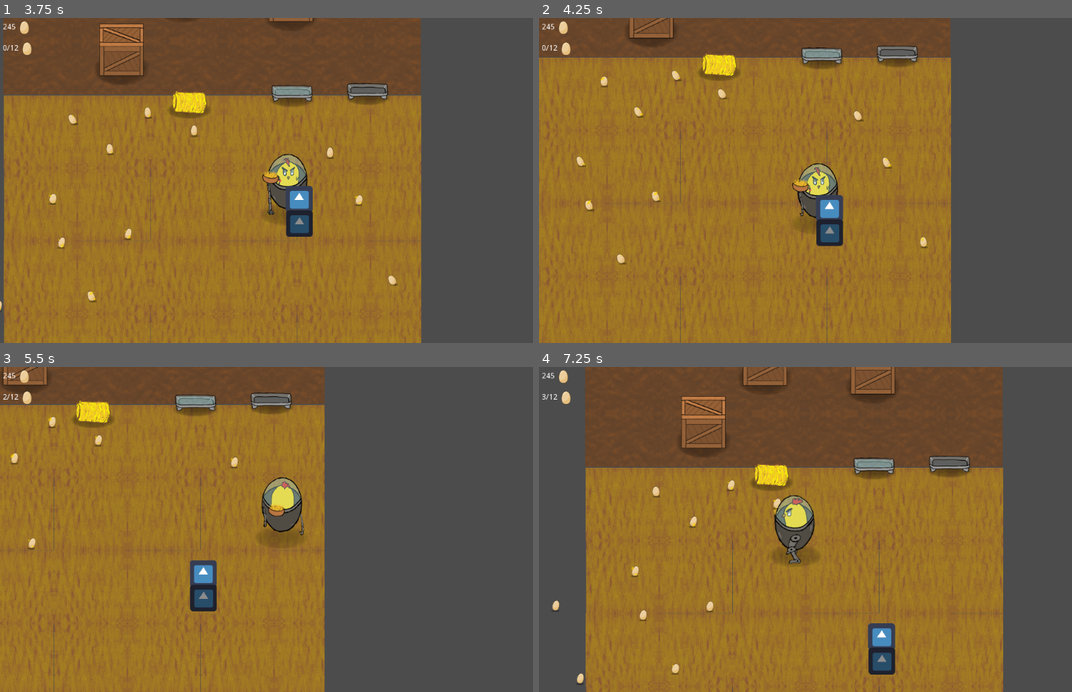
Above: before the commit, frames 1-4 (two rows, left to right).
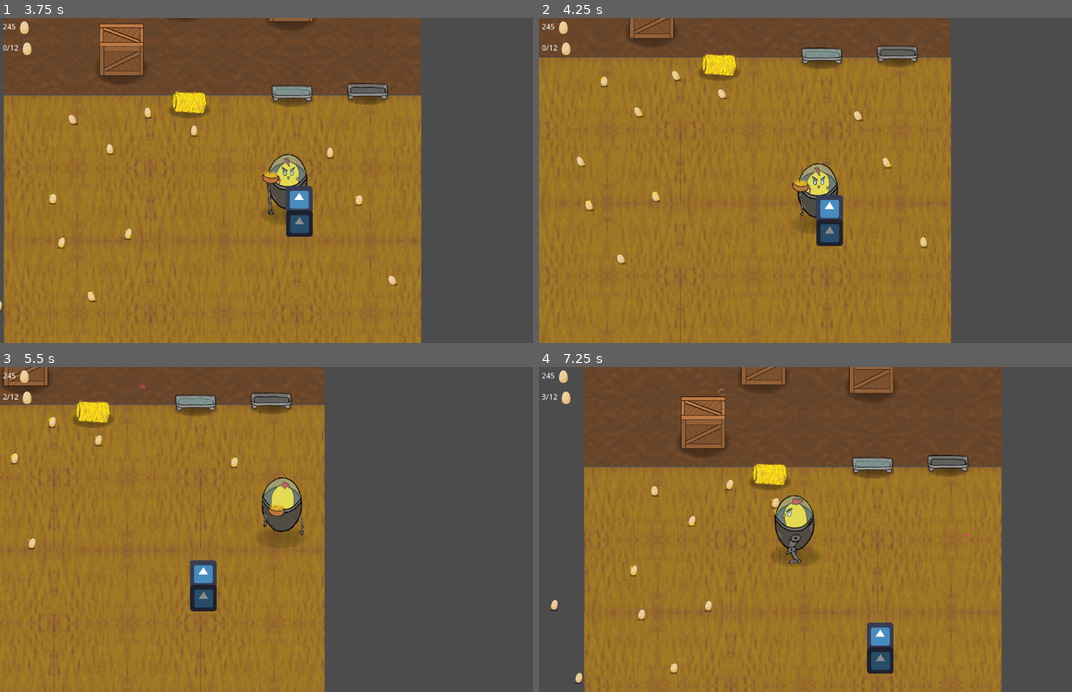
Above: after the commit, the same moments.

Repository: CiaranWoodward/LD46
Game: Godot game, scene res://Menu/DesignMenu.tscn
Two runs of this game, one before a commit and one after it. Both use one fixed random seed, a clock stepped at 60 frames per second and the inputs below. The engine's default icon, where the game draws it, is replaced by a stand-in: a white triangle on a blue panel in a dark square.
Inputs (mouse positions are in pixels of both pictures, inside the frame that each line leads up to):
- Up to frame 1 (3.75 s): click "Into Battle!" at 0.5 s; click "Thanks!" at 1.25 s; click (106, 70) at 2.02 s; tap Enter (ui_accept) at 2.75, 3.02 s; move the mouse to (367, 180) at 2.77 s; hold Right (player_right) 2.78-3.53 s; click (367, 180) at 2.85 s; move the mouse to (165, 196) at 3.52 s; hold S (player_down) from 3.53 s (still down); right-click (165, 196) at 3.6 s
- Up to frame 2 (4.25 s): keep holding S (player_down); tap Enter (ui_accept) at 3.77 s
- Up to frame 3 (5.5 s): move the mouse to (335, 458) at 4.27 s; release S (player_down) at 4.28 s; hold Right (player_right) 4.28-5.03 s; click (335, 458) at 4.35 s; move the mouse to (250, 594) at 5.02 s; hold W (player_up) from 5.03 s (still down); right-click (250, 594) at 5.1 s; click (250, 594) at 5.17 s; tap Enter (ui_accept) at 5.27 s
- Up to frame 4 (7.25 s): move the mouse to (981, 578) at 5.77 s; release W (player_up) at 5.78 s; hold A (player_left) from 5.78 s (still down); click (981, 578) at 5.85 s; tap Enter (ui_accept) at 6.02, 6.77 s; move the mouse to (650, 480) at 6.52 s; right-click (650, 480) at 6.6 s

Frame 1 is identical in both runs. In frame 2, 0.1% of the frame differs, in the area x 16-26%, y 0-7%; in frame 3, 0.2%; in frame 4, 3.5%, in the area x 2-88%, y 0-100%.

Commit message:
Make farmers shoot at player

Diff:
--- a/Enemies/EnemyBullet.tscn
+++ b/Enemies/EnemyBullet.tscn
@@ -18,8 +18,8 @@
 
 [node name="Line2D" type="Line2D" parent="."]
 points = PoolVector2Array( -5, 0, 5, 0 )
-width = 3.0
-default_color = Color( 0.819608, 0.180392, 0.054902, 1 )
+width = 4.0
+default_color = Color( 0.92549, 0.196078, 0.501961, 1 )
 
 [node name="CollisionShape2D" type="CollisionShape2D" parent="."]
 position = Vector2( -4, 0 )
--- a/Enemies/Farmer.gd
+++ b/Enemies/Farmer.gd
@@ -1,16 +1,57 @@
 extends RigidBody2D
 
+enum ai_state{
+	idle,
+	towards,
+	shoot,
+	runaway
+}
 
-# Declare member variables here. Examples:
-# var a = 2
-# var b = "text"
+export var bulletforce : float = 900
+export var spread : float = 0.2
+export var bulletmass : float = 0.1
 
+onready var firetimer = get_node("FireTimer")
+onready var firepoint = get_node("Farmer/Flipper/FirePoint")
+onready var animp = get_node("AnimationPlayer")
+
+onready var enemybullet = preload("res://Enemies/EnemyBullet.tscn")
+
+var cur_state = ai_state.idle
 
 # Called when the node enters the scene tree for the first time.
 func _ready():
 	pass # Replace with function body.
 
+# Called every frame. 'delta' is the elapsed time since the previous frame.
+func _process(delta):
+	if cur_state == ai_state.idle:
+		pass
+	elif cur_state == ai_state.towards:
+		pass
+	elif cur_state == ai_state.shoot:
+		pass
+	elif cur_state == ai_state.runaway:
+		pass
 
-# Called every frame. 'delta' is the elapsed time since the previous frame.
-#func _process(delta):
-#	pass
+func _change_ai_state(newstate):
+	pass
+
+func _shoot():
+	var fp = firepoint.get_global_position()
+	var newBullet = enemybullet.instance()
+	if !is_instance_valid(Global.bulletField):
+		return
+	Global.bulletField.add_child(newBullet)
+	newBullet.set_global_position(fp)
+	var toplayer = Global.player.get_global_position() - self.get_global_position()
+	var newforce = toplayer.normalized() * bulletforce
+	newforce.x = newforce.x * (1 + rand_range(-spread, spread))
+	newforce.y = newforce.y * (1 + rand_range(-spread, spread))
+	newBullet.mass = bulletmass
+	newBullet.linear_velocity = newforce
+	newBullet.set_dir(newforce.angle())
+	animp.play("Wobble")
+
+func _on_FireTimer_timeout():
+	_shoot()
--- a/Enemies/Farmer.tscn
+++ b/Enemies/Farmer.tscn
@@ -118,24 +118,12 @@
 "values": [ true ]
 }
 tracks/9/type = "value"
-tracks/9/path = NodePath("CPUParticles2D:emitting")
+tracks/9/path = NodePath("Shadow_05x:position")
 tracks/9/interp = 1
 tracks/9/loop_wrap = true
 tracks/9/imported = false
 tracks/9/enabled = true
 tracks/9/keys = {
-"times": PoolRealArray( 0 ),
-"transitions": PoolRealArray( 1 ),
-"update": 1,
-"values": [ true ]
-}
-tracks/10/type = "value"
-tracks/10/path = NodePath("Shadow_05x:position")
-tracks/10/interp = 1
-tracks/10/loop_wrap = true
-tracks/10/imported = false
-tracks/10/enabled = true
-tracks/10/keys = {
 "times": PoolRealArray( 0, 0.4, 0.7 ),
 "transitions": PoolRealArray( 0.406126, 0.353553, 0.392292 ),
 "update": 0,
@@ -241,8 +229,8 @@
 colors = PoolColorArray( 0.462745, 0, 0, 1, 0.462745, 0, 0, 0.789247, 0.462745, 0, 0, 0 )
 
 [sub_resource type="CapsuleShape2D" id=6]
-radius = 14.562
-height = 58.3025
+radius = 25.444
+height = 22.4862
 
 [node name="Farmer" type="RigidBody2D"]
 collision_layer = 4
@@ -252,7 +240,6 @@
 script = ExtResource( 6 )
 
 [node name="Dead_05x" type="Sprite" parent="."]
-visible = false
 modulate = Color( 1, 1, 1, 0 )
 position = Vector2( 0, 30 )
 scale = Vector2( 1.5, 1.5 )
@@ -266,8 +253,7 @@
 anims/Wobble = SubResource( 4 )
 
 [node name="Farmer" type="Node2D" parent="."]
-position = Vector2( 0, 57.617 )
-rotation = -0.046207
+position = Vector2( 0, 60 )
 
 [node name="Flipper" type="Node2D" parent="Farmer"]
 
@@ -284,13 +270,12 @@
 [node name="FirePoint" type="Position2D" parent="Farmer/Flipper"]
 position = Vector2( 76.7107, -54.1315 )
 
-[node name="CPUParticles2D" type="CPUParticles2D" parent="."]
+[node name="Blood" type="CPUParticles2D" parent="."]
 position = Vector2( 0, -10 )
 emitting = false
-amount = 10
 lifetime = 0.8
 one_shot = true
-explosiveness = 0.76
+explosiveness = 1.0
 lifetime_randomness = 0.32
 local_coords = false
 texture = ExtResource( 4 )
@@ -325,3 +310,8 @@
 scale = Vector2( 1, 0.804405 )
 z_index = -4
 texture = ExtResource( 5 )
+
+[node name="FireTimer" type="Timer" parent="."]
+wait_time = 0.6
+autostart = true
+[connection signal="timeout" from="FireTimer" to="." method="_on_FireTimer_timeout"]
--- a/Global.gd
+++ b/Global.gd
@@ -6,6 +6,7 @@
 var eggcount = 0 setget set_eggcount, get_eggcount
 var beltitems = [null, null, null, null, null, null, null, null]
 var bulletField = null
+var player = null
 var eggcapacity = 0
 var eggcontent = 0
 
--- a/Player/Player.gd
+++ b/Player/Player.gd
@@ -17,7 +17,7 @@
 	animtree.active = true
 	animsm.start("Idle")
 	Global.bulletField = get_parent()
-	pass # Replace with function body.
+	Global.player = self
 
 func _physics_process(delta):
 	_handle_input(delta)
